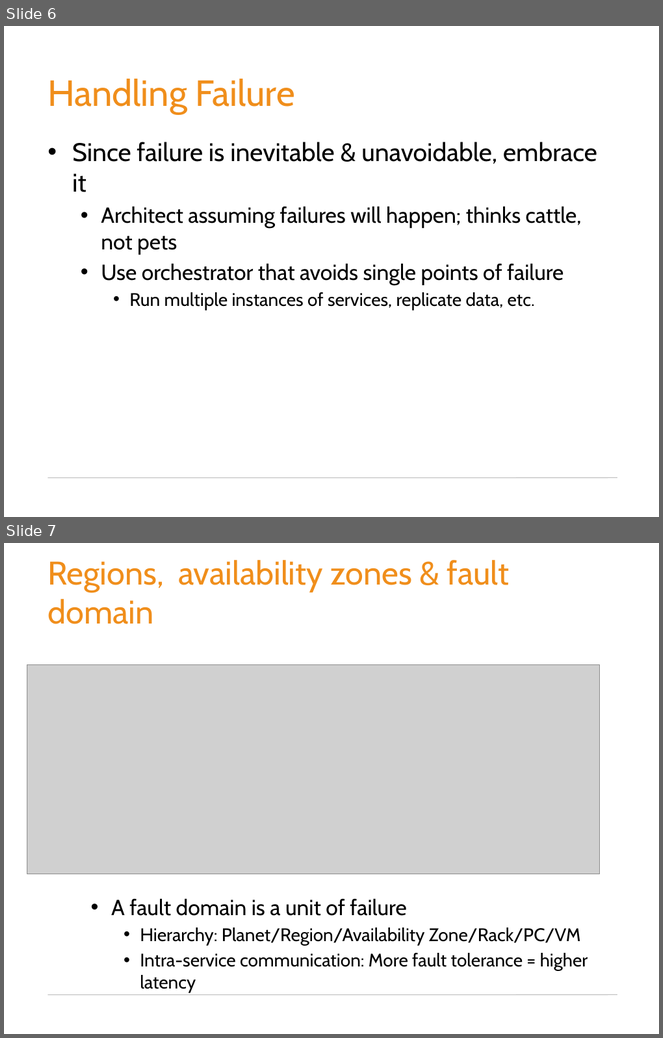
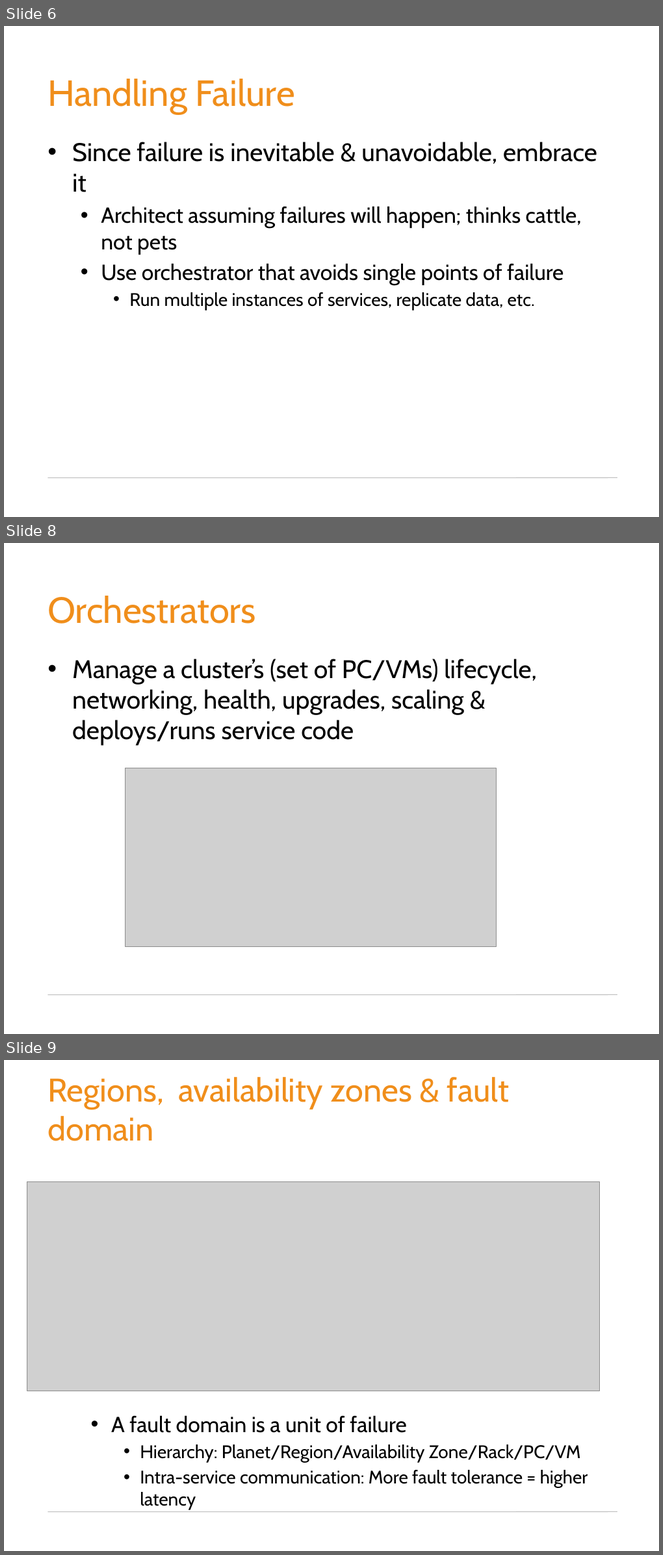
Before and after one commit to germanilia/AWS-MicroServices-Lmabda, a slide deck: Module 01 MicroServices.pptx. Shown one above the other, each under a label of ours: slides 6 and 7 before the commit, slides 6, 8 and 9 after it; the slides between them are not shown. The pictures are 663x1038 and 663x1555 pixels, drawn with LibreOffice and Linux fonts; fonts in the diff are those of the drawing; grey boxes stand for pictures; background and template pictures are left out. Boxes give left, top, right and bottom in pixels: in the first picture for what was removed or moved away, otherwise in the second. Text is boxed around its words. In the diff, an @@ line names an element or a change of style, - is before the commit and + after.

```diff
--- a/Module 01 MicroServices.pptx
+++ b/Module 01 MicroServices.pptx
@@ slide 8 added at <box>4,543,659,1034</box>, background picture (left out); not listed: 1 template element that a slide beside it also shows @@
@@ title added at <box>48,596,256,624</box>, 40 pt, text #F08E1B @@
+Orchestrators
@@ text added at <box>72,659,537,746</box>, 28 pt, text #000000 @@
+• Manage a cluster’s (set of PC/VMs) lifecycle, networking, health, upgrades, scaling & deploys/runs service code
@@ picture added at <box>125,769,496,947</box> @@
@@ what was slide 7 is now slide 9 @@
```
Also in this commit, not shown: 1 slide changed, 3 other slides added.
